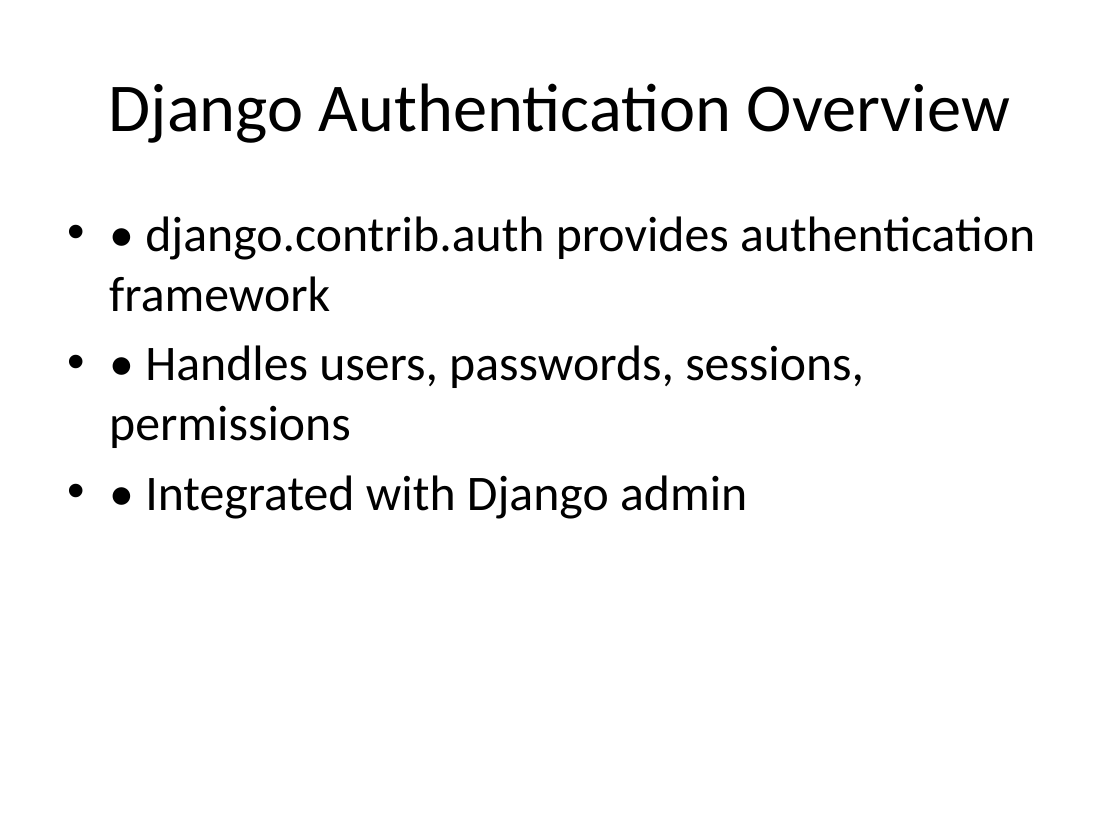
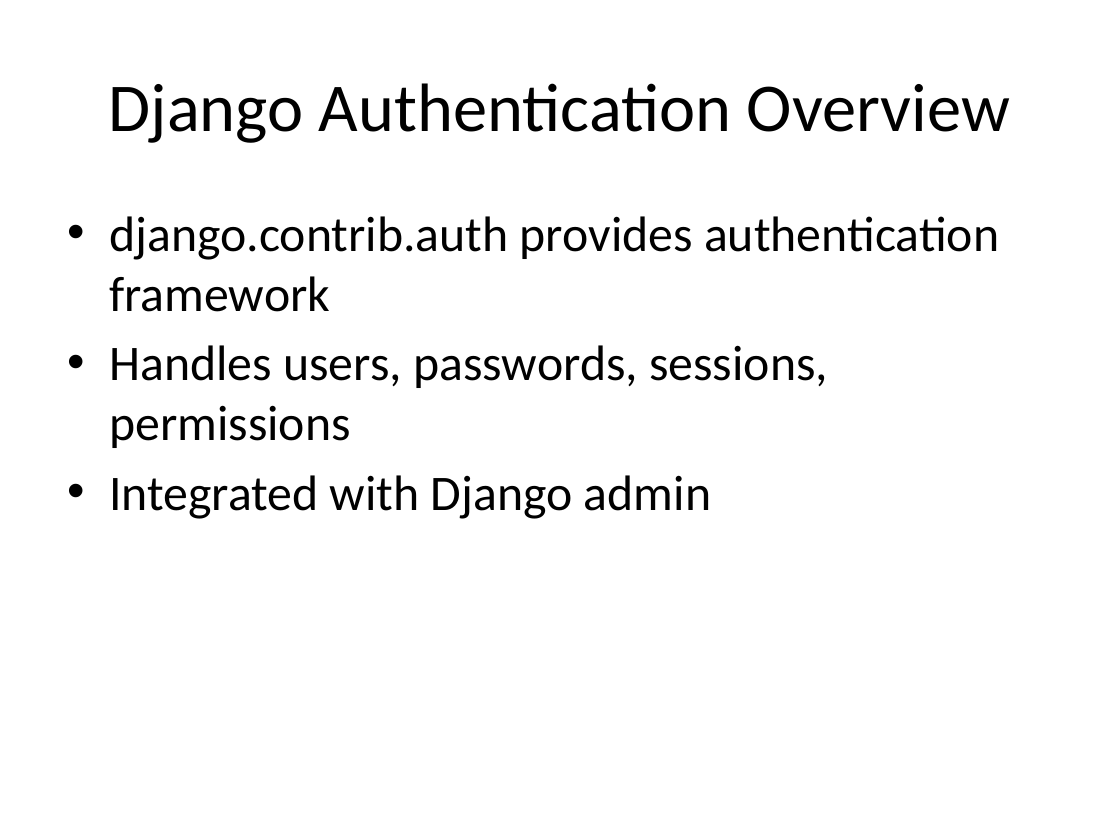
Before and after one commit to seanwhs/Django-Authorization-Crash-Course, a slide deck: slide 1 of django_auth_slides.pptx. Drawn at 1120x840 pixels with LibreOffice and Linux fonts; fonts in the diff are those of the drawing. Boxes give left, top, right and bottom in pixels: in the first picture for what was removed or moved away, otherwise in the second. Text is boxed around its words. In the diff, an @@ line names an element or a change of style, - is before the commit and + after.

```diff
--- a/django_auth_slides.pptx
+++ b/django_auth_slides.pptx
@@ text at [109,216,999,519]: text changed @@
-• • django.contrib.auth provides authentication framework
-• • Handles users, passwords, sessions, permissions
-• • Integrated with Django admin
+• django.contrib.auth provides authentication framework
+• Handles users, passwords, sessions, permissions
+• Integrated with Django admin
```
Also in this commit, not shown: 8 other slides changed, 4 slides added.
